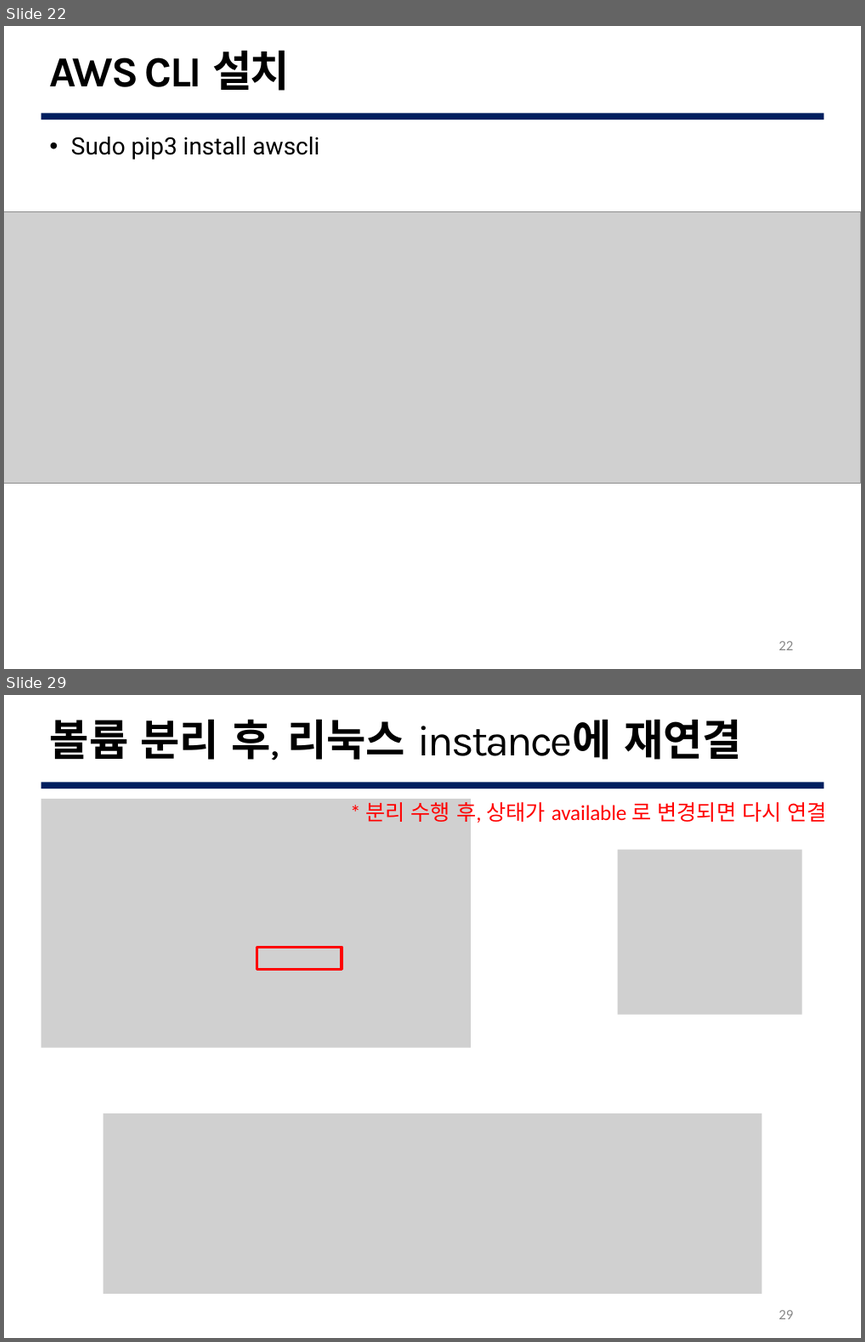
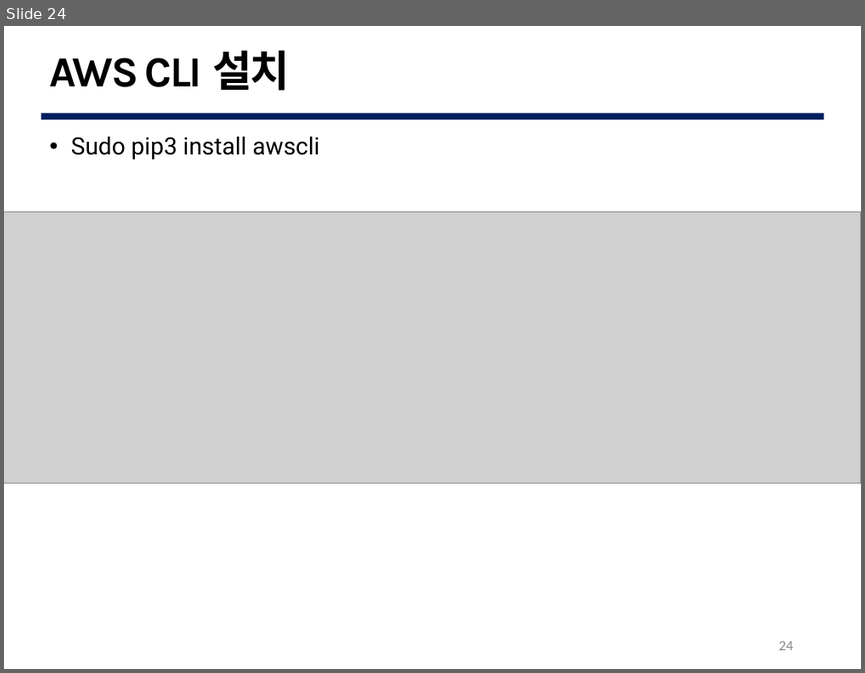
Before and after one commit to G0DCH/AWS_Rekognition_Slide, a slide deck: ppt/AWS Rekognition Slide.pptx. Shown one above the other, each under a label of ours: slides 22 and 29 before the commit, slide 24 after it; the slides between them are not shown. The pictures are 865x1342 and 865x673 pixels, drawn with LibreOffice and Linux fonts; fonts in the diff are those of the drawing; grey boxes stand for pictures; background and template pictures are left out. Boxes give left, top, right and bottom in pixels: in the first picture for what was removed or moved away, otherwise in the second. Text is boxed around its words. In the diff, an @@ line names an element or a change of style, - is before the commit and + after.

```diff
--- a/ppt/AWS Rekognition Slide.pptx
+++ b/ppt/AWS Rekognition Slide.pptx
@@ slide 29 removed at bbox=[4, 695, 861, 1338], background #FFFFFF; not listed: 1 template element that a slide beside it also shows @@
@@ text removed at bbox=[50, 719, 742, 760] @@
-볼륨 분리 후, 리눅스 instance에 재연결
@@ picture removed at bbox=[41, 799, 470, 1048] @@
@@ text removed at bbox=[365, 799, 827, 826] @@
-* 분리 수행 후, 상태가 available 로 변경되면 다시 연결
@@ picture removed at bbox=[618, 849, 801, 1015] @@
@@ freeform shape removed at bbox=[256, 947, 341, 970] @@
@@ picture removed at bbox=[103, 1113, 762, 1293] @@
@@ page number removed at bbox=[778, 1310, 793, 1319] @@
-29
@@ what was slide 22 is now slide 24 @@
@@ page number at bbox=[778, 641, 793, 650]: text changed @@
-22
+24
```
Also in this commit, not shown: 6 slides changed, 10 slides added, 27 other slides removed.
